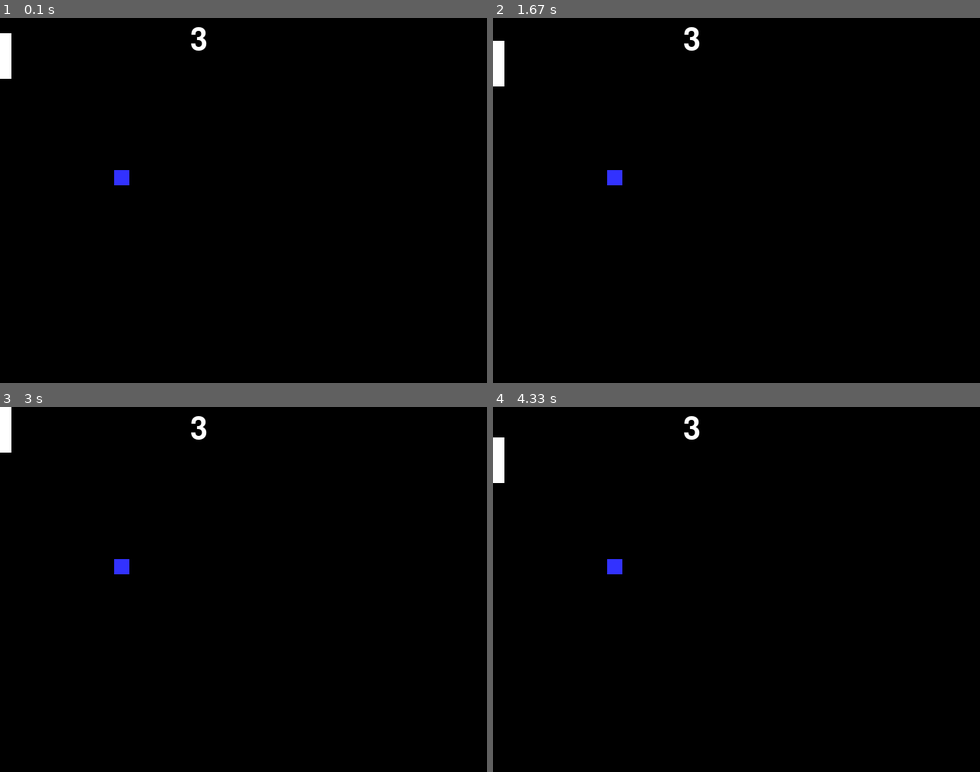
Above: before the commit, frames 1-4 (two rows, left to right).
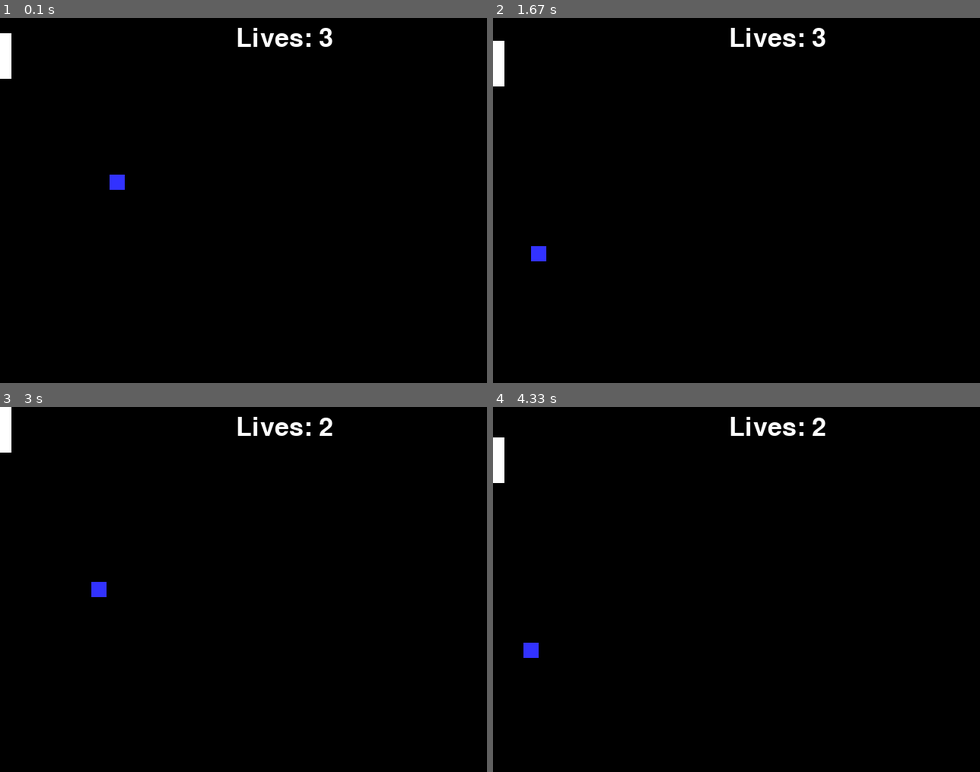
Above: after the commit, the same moments.

Repository: cduck1/duke-classwork
Game: pygame game, started from PyGame/collisions.py
The game is run twice, just before and just after one commit, with the same random seed, the same clock (stepped at 60 frames per second) and the same inputs.
Inputs:
- Up to frame 1 (0.1 s): no input
- Up to frame 2 (1.67 s): hold Up 0.33-0.8 s; hold Down 0.83-1.13 s; hold Up 1.17-1.53 s; hold Down from 1.57 s (still down)
- Up to frame 3 (3 s): release Down at 1.93 s; hold Up 1.97-2.27 s; hold Down 2.3-2.6 s; hold Up from 2.63 s (still down)
- Up to frame 4 (4.33 s): release Up at 3 s; hold Down 3.03-3.4 s; hold Up 3.43-3.73 s; hold Down 3.77-4.07 s; hold Up from 4.1 s (still down)

The runs differ from the first frame. In frame 1, 0.7% of the frame differs, in the area x 22-69%, y 2-48%; in frame 2, 0.8%, in the area x 7-69%, y 2-67%; in frame 3, 0.8%; in frame 4, 0.8%.

Commit message:
Update collisions.py

Diff:
--- a/PyGame/collisions.py
+++ b/PyGame/collisions.py
@@ -33,6 +33,7 @@
     x_offset = -1
     y_offset = 1
     lives = 3
+    score = 0
 
     while not done:
         # -- User input and controls
@@ -47,6 +48,7 @@
                 y_padd = y_padd + 5
 
         # -- Game logic goes after this comment
+        # -- The paddle can't go off the top or bottom
         if y_padd <= 0:
             y_padd = 0
 
@@ -74,11 +76,15 @@
             y_val =  460
             y_offset = -y_offset
 
-        # -- Check the criteria for hitting the paddle
+        # -- Check the criteria for hitting the paddle and getting the ball speed to increase with a score variable
         if x_val < 15 and y_val > y_padd and y_val < y_padd + 60:
             x_offset = x_offset * -1
-            x_val = x_val + x_offset
-            y_val = y_val + y_offset
+            score = score + 1
+            x_offset += 1
+            y_offset += 1
+
+        x_val = x_val + x_offset
+        y_val = y_val + y_offset
 
         # -- Screen background is BLACK
         screen.fill(BLACK)
@@ -87,9 +93,9 @@
         pygame.draw.rect(screen, BLUE, (x_val, y_val, ball_width, ball_width))
         pygame.draw.rect(screen, WHITE, (x_padd, y_padd, padd_width, padd_length))
         # -- display lives
-        font = pygame.font.Font(None, 60)
-        text = font.render(str(lives), 1, WHITE)
-        screen.blit(text, (250, 10))
+        font = pygame.font.Font(None, 50)
+        text = font.render("Lives: " + str(lives), 1, WHITE)
+        screen.blit(text, (310, 10))
 
         # -- getting the game to end when lives = 0
         if lives == 0:
@@ -105,9 +111,9 @@
 # -- getting the game to end when lives = 0
 def gameover():
     screen.fill(BLACK)
-    font = pygame.font.Font("freesansbold.ttf", 60)
+    font = pygame.font.Font("freesansbold.ttf", 50)
     text = font.render("GAME OVER", 1, WHITE)
-    screen.blit(text, (250, 10))
+    screen.blit(text, (310, 10))
     pygame.display.flip()
     clock.tick(60)
 
